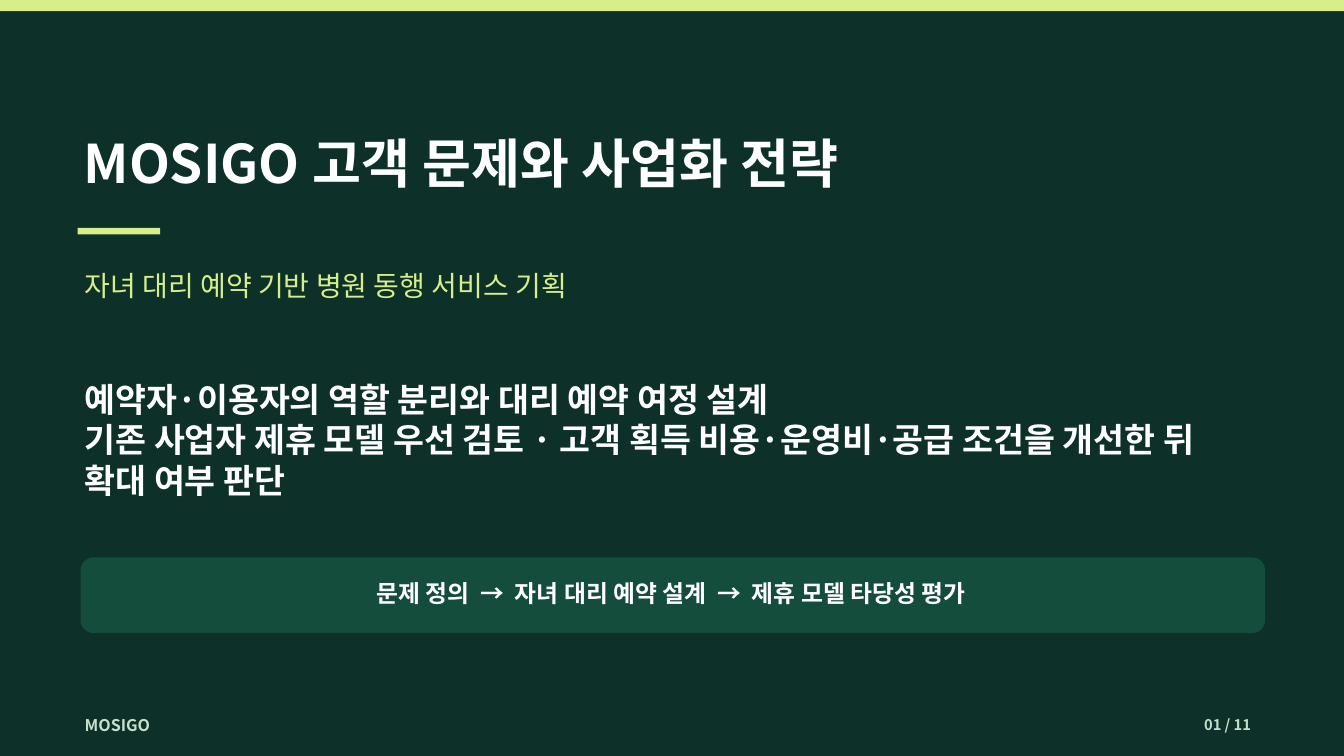
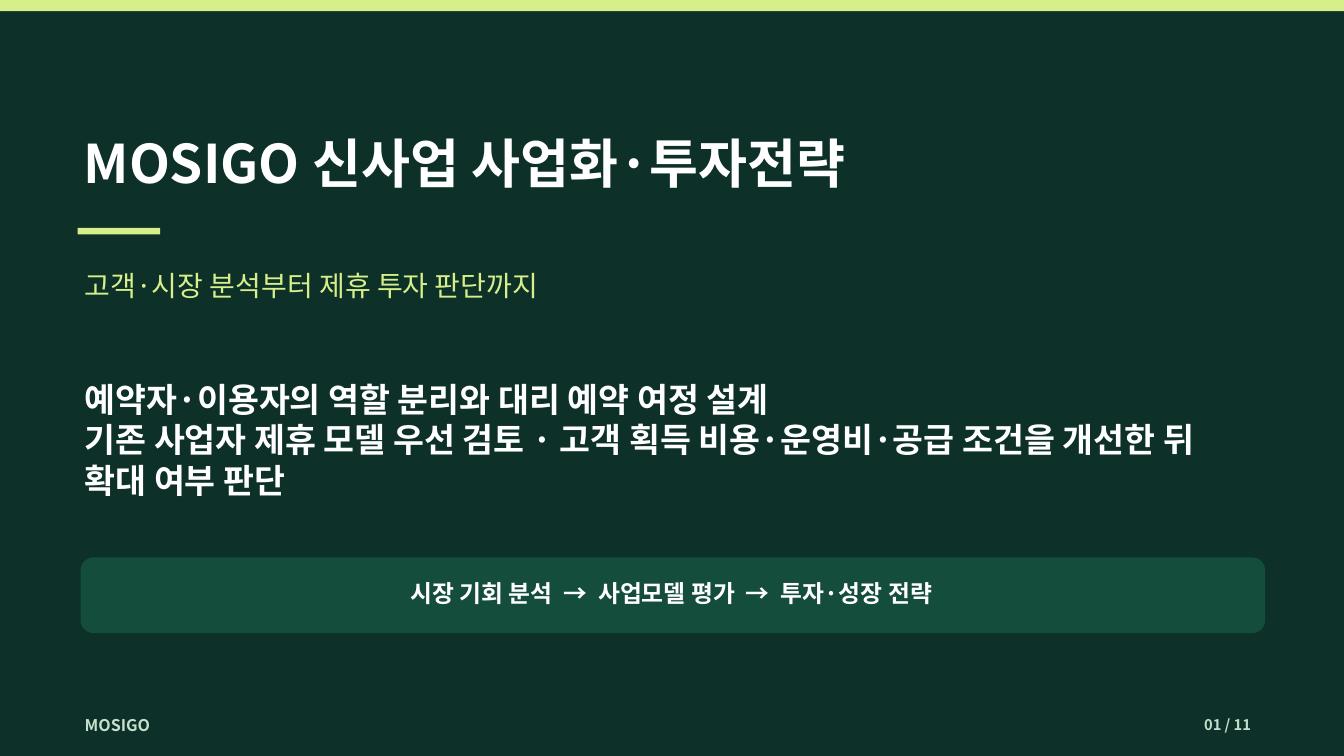
Before and after one commit to dohyunkimmm/mosigo-case-study, a slide deck: slide 1 of downloads/mosigo_report.pptx. Drawn at 1344x756 pixels with LibreOffice and Linux fonts; fonts in the diff are those of the drawing. Boxes give left, top, right and bottom in pixels: in the first picture for what was removed or moved away, otherwise in the second. Text is boxed around its words. In the diff, an @@ line names an element or a change of style, - is before the commit and + after.

```diff
--- a/downloads/mosigo_report.pptx
+++ b/downloads/mosigo_report.pptx
@@ text at [84,138,845,188]: text changed @@
-MOSIGO 고객 문제와 사업화 전략
+MOSIGO 신사업 사업화·투자전략
@@ text at [85,272,538,299]: text changed @@
-자녀 대리 예약 기반 병원 동행 서비스 기획
+고객·시장 분석부터 제휴 투자 판단까지
@@ text at [410,582,932,604]: text changed @@
-문제 정의 → 자녀 대리 예약 설계 → 제휴 모델 타당성 평가
+시장 기회 분석 → 사업모델 평가 → 투자·성장 전략
```
Also in this commit, not shown: 7 other slides changed, 17 other files.
